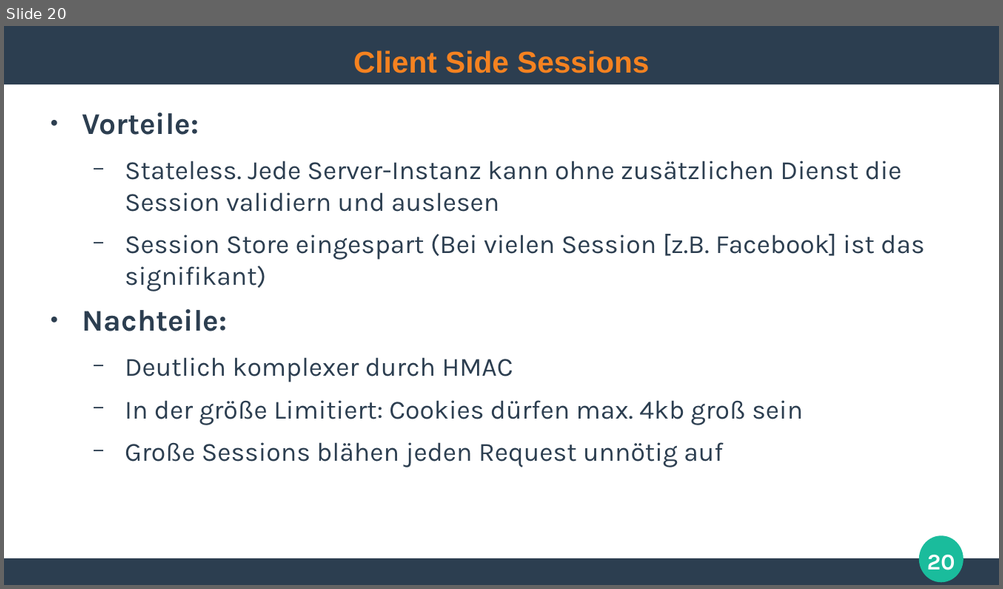
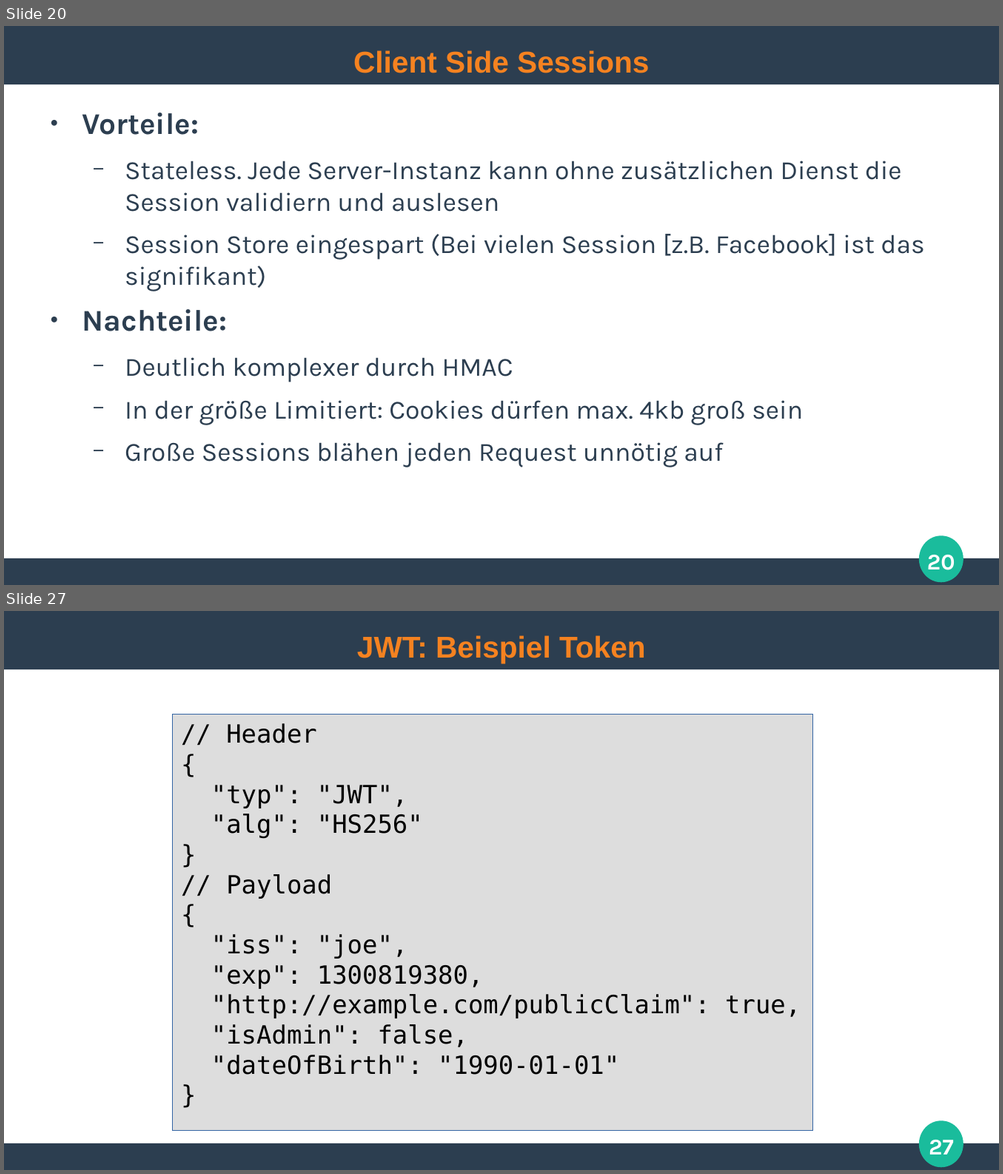
Before and after one commit to ghandmann/HS-AlbSig-WebAnwendungen2, a slide deck: Kapitel/07_Authentication.odp. Shown one above the other, each under a label of ours: slide 20 before the commit, slides 20 and 27 after it; the slides between them are not shown. The pictures are 1003x589 and 1003x1174 pixels, drawn with LibreOffice and Linux fonts; fonts in the diff are those of the drawing. Boxes give left, top, right and bottom in pixels: in the first picture for what was removed or moved away, otherwise in the second. Text is boxed around its words. In the diff, an @@ line names an element or a change of style, - is before the commit and + after.

Commit message:
Added JSON Web Token section, needs refinement

```diff
--- a/Kapitel/07_Authentication.odp
+++ b/Kapitel/07_Authentication.odp
@@ slide 27 added at (4, 611, 999, 1170), background #FFFFFF; not listed: 3 template elements that a slide beside it also shows @@
@@ title added at (357, 635, 646, 664), 24 pt, text #F58220, bold @@
+JWT: Beispiel Token
@@ rectangle added at (172, 714, 813, 1130), fill #DDDDDD, outline #3465A4 0 pt, 20 pt, text #000000 @@
+// Header
+{
+"typ": "JWT",
+"alg": "HS256"
+}
+// Payload
+{
+"iss": "joe",
+"exp": 1300819380,
+"http://example.com/publicClaim": true,
+"isAdmin": false,
+"dateOfBirth": "1990-01-01"
+}
@@ page number added at (928, 1140, 953, 1155), 18 pt, text #FFFFFF, bold @@
+27
```
Also in this commit, not shown: 9 other slides added.
